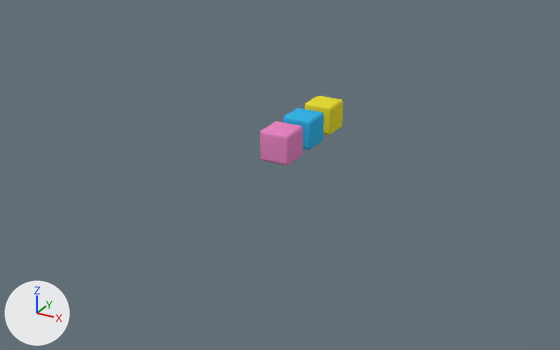
The Blender file 3d/base.blend: old version first, new version second.
The view is the same before and after, from a camera (50 mm lens) standing at (21.0, -41.0, 17.0) and looking at (-0.7, -1.7, -2.6). Arrows for +X, +Y and +Z are at lower left; the lights stay in place.
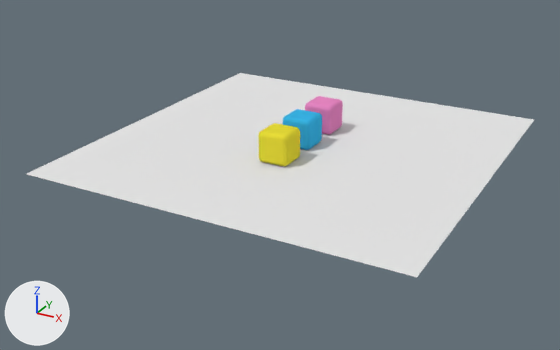
Edits to the bpy script that builds the scene:
```text
Change me_cube_001:
    used by ob_cube_001; location = (0.0, -2.71, 0.0)
    remove me_cube_001.from_pydata(...)  # 384 vertices, 386 faces; spans x -1.0..1.0, y -1.0..1.0, z -1.0..1.0
    add me_cube_001.from_pydata(...)  # 5400 vertices, 5402 faces; spans x -1.0..1.0, y -1.0..1.0, z -1.0..1.0
    me_cube_001 part 3: 384 vertices removed from x -1.0..1.0, y -1.0..1.0, z -1.0..1.0; 5400 vertices added at x -1.0..1.0, y -1.0..1.0, z -1.0..1.0
    me_cube_001 part 4: the surface is now shaded flat
Change me_cube_003:
    used by ob_cube_000; location = (0.0, 0.16, 0.0)
    remove me_cube_003.from_pydata(...)  # 384 vertices, 386 faces; spans x -1.0..1.0, y -1.0..1.0, z -1.0..1.0
    remove me_cube_003.materials.append(mat_material_010)  # cyan #39b4e7
    add me_cube_003.from_pydata(...)  # 5400 vertices, 5402 faces; spans x -1.0..1.0, y -1.0..1.0, z -1.0..1.0
    me_cube_003 part 1: 384 vertices removed from x -1.0..1.0, y -1.0..1.0, z -1.0..1.0; 5400 vertices added at x -1.0..1.0, y -1.0..1.0, z -1.0..1.0
    me_cube_003 part 2: the surface is now shaded flat
    add me_cube_003.materials.append(mat_material_001)  # white #e7e7e7
Change ob_main_plane:
    ob_main_plane.rotation_euler: (0.0, 0.0028, 0.0) -> (0.0, 0.0, 0.0)  # degrees (0, 0.2, 0) -> degrees (0, 0, 0)
    remove ob_main_plane.hide_viewport = True
    ob_main_plane.location: (1.87, -1.15, -0.97) -> (0.0, 0.0, -1.02)
    ob_main_plane.scale: (25.5, 25.0, 0.53) -> (11.9, 11.9, 11.9)
Change ob_cube_000:
    ob_cube_000.location: (0.0, 0.16, 0.0) -> (0.0, 0.0, 0.0)
```

Boxes (x1, y1, x2, y2) around the edits, measured in the pictures (560 x 350 px):
'main_plane', shown: after (27, 73, 534, 277)
'Cube.000', reshaped, moved: before (283, 108, 324, 150); after (283, 109, 322, 150)
part 1 of me_cube_003, built on: before (283, 108, 324, 150); after (283, 109, 322, 150)
part 3 of me_cube_001, built on: before (260, 121, 303, 165); after (305, 96, 343, 135)
